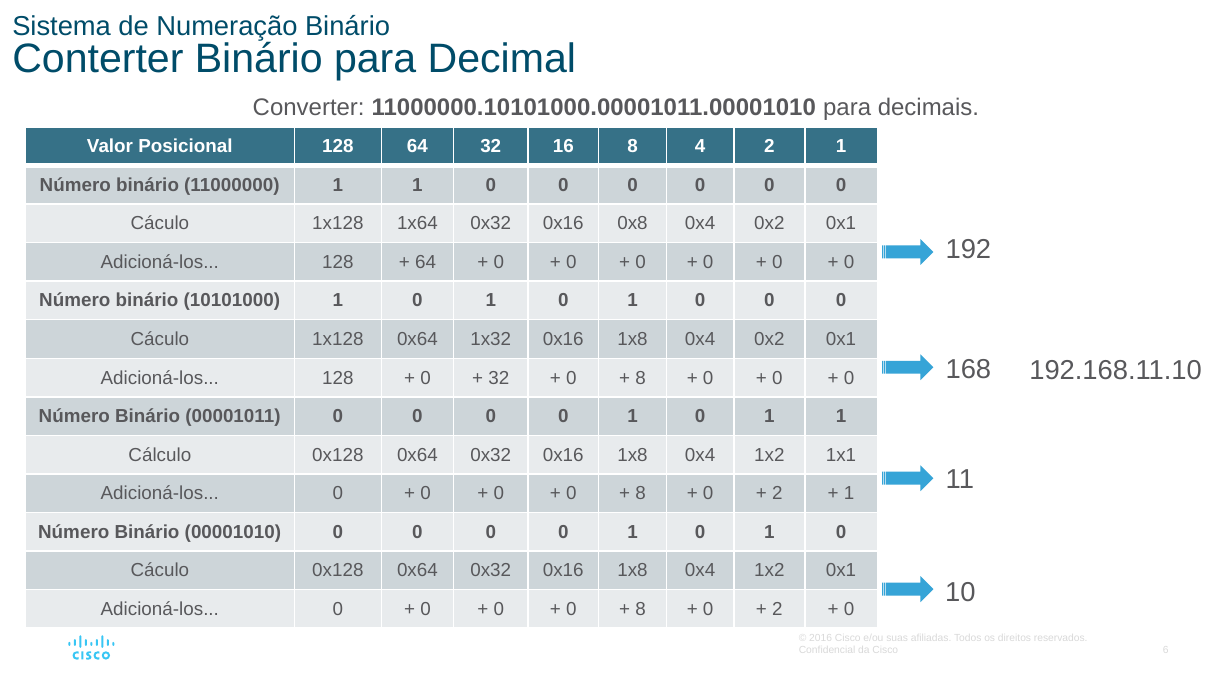
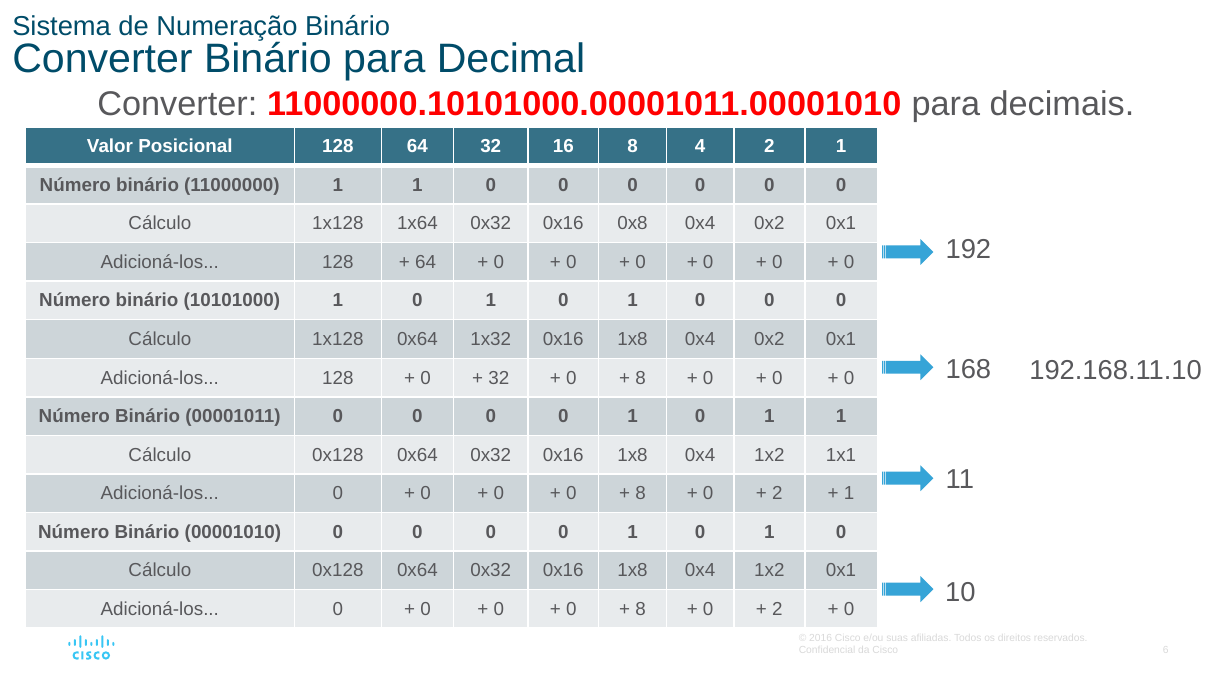
Before and after one commit to vaamonde/netacad, a slide deck: slide 6 of 02-CCNA-200-301-v7/01-CCNA-IntroducaoAsRedes-v7.02/01-Modulo01-PPTS/Modulo05-SistemaNumerico.pptx. Drawn at 1232x693 pixels with LibreOffice and Linux fonts; fonts in the diff are those of the drawing. Boxes give left, top, right and bottom in pixels: in the first picture for what was removed or moved away, otherwise in the second. Text is boxed around its words. In the diff, an @@ line names an element or a change of style, - is before the commit and + after.

```diff
--- a/02-CCNA-200-301-v7/01-CCNA-IntroducaoAsRedes-v7.02/01-Modulo01-PPTS/Modulo05-SistemaNumerico.pptx
+++ b/02-CCNA-200-301-v7/01-CCNA-IntroducaoAsRedes-v7.02/01-Modulo01-PPTS/Modulo05-SistemaNumerico.pptx
@@ title at (12,15,585,80): text changed @@
-Sistema de Numeração Binário
-Conterter Binário para Decimal
+Sistema de Numeração Binário
+Converter Binário para Decimal
@@ text "Converter: 11000000.10101000.00001011.00001010 para decimais ...": place and size @@
-text "Converter: 11000000.10101000.00001011.00001010 para decimais ..." at (253,97,979,120)
+text "Converter: 11000000.10101000.00001011.00001010 para decimais ..." at (97,90,1135,121)
@@ text "Converter: 11000000.10101000.00001011.00001010 para decimais ..." at (97,90,1135,121): size 14 to 20 pt; text colour #58585B to #FF0000 in "11000000.10101000.00001011.00001010" @@
@@ table at (25,127,877,628) @@
-row 3, column 1: Cáculo
+row 3, column 1: Cálculo
-row 6, column 1: Cáculo
+row 6, column 1: Cálculo
-row 12, column 1: Cáculo
+row 12, column 1: Cálculo
```
Also in this commit, not shown: 11 other slides changed, 7 other files.
